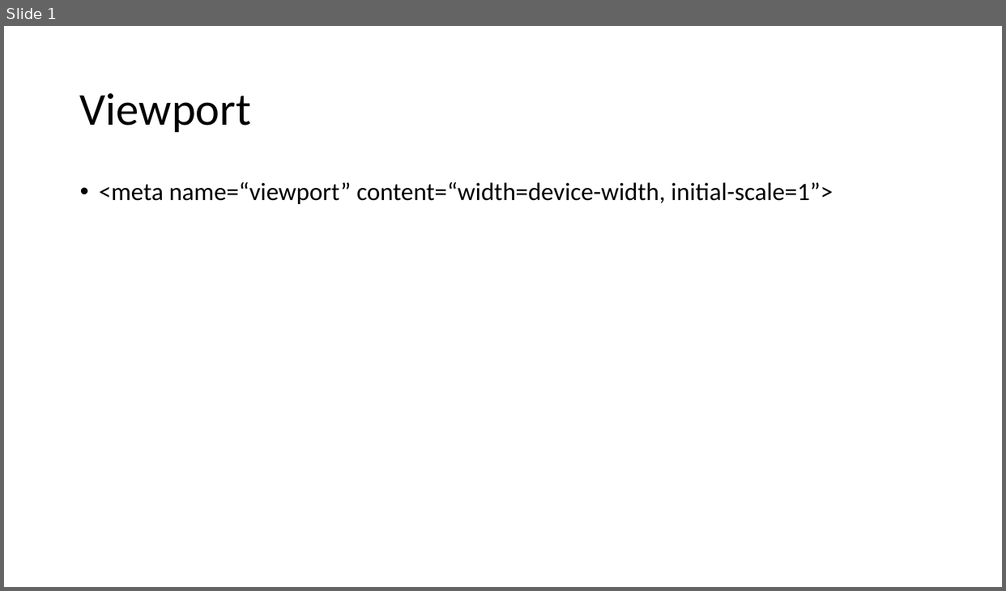
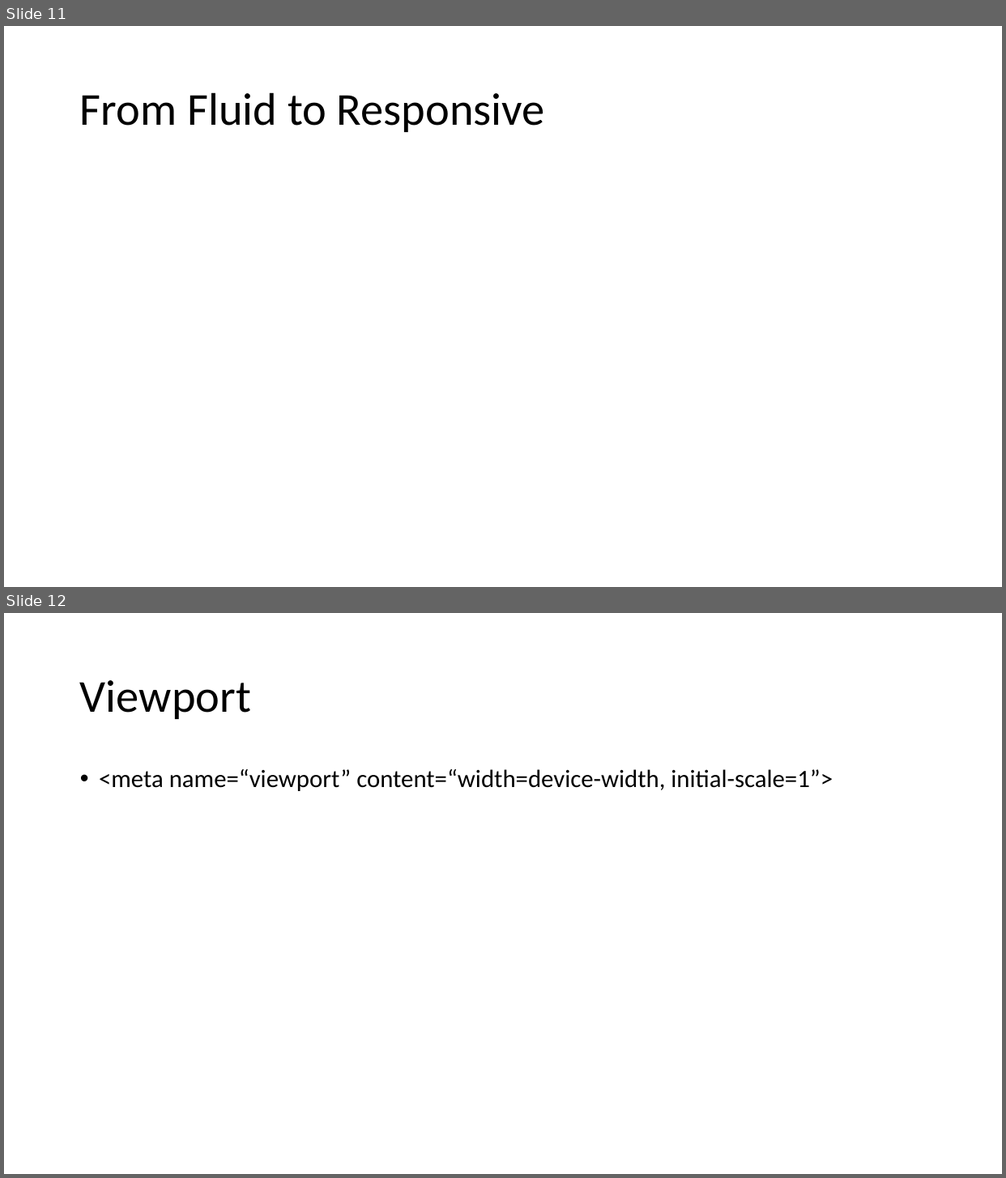
Before and after one commit to mlybrand/ResponsiveWebDesign, a slide deck: presentation/ResponsiveWebDesign.pptx. Shown one above the other, each under a label of ours: slide 1 before the commit, slides 11 and 12 after it. The pictures are 1006x591 and 1006x1178 pixels, drawn with LibreOffice and Linux fonts; fonts in the diff are those of the drawing. Boxes give left, top, right and bottom in pixels: in the first picture for what was removed or moved away, otherwise in the second. Text is boxed around its words. In the diff, an @@ line names an element or a change of style, - is before the commit and + after.

```diff
--- a/presentation/ResponsiveWebDesign.pptx
+++ b/presentation/ResponsiveWebDesign.pptx
@@ slide 11 added at bbox=[4, 26, 1002, 587], background #FFFFFF @@
@@ title added at bbox=[80, 92, 545, 132], 44 pt, text #000000 @@
+From Fluid to Responsive
@@ what was slide 1 is now slide 12 @@
```
Also in this commit, not shown: 1 slide changed, 9 other slides added.
